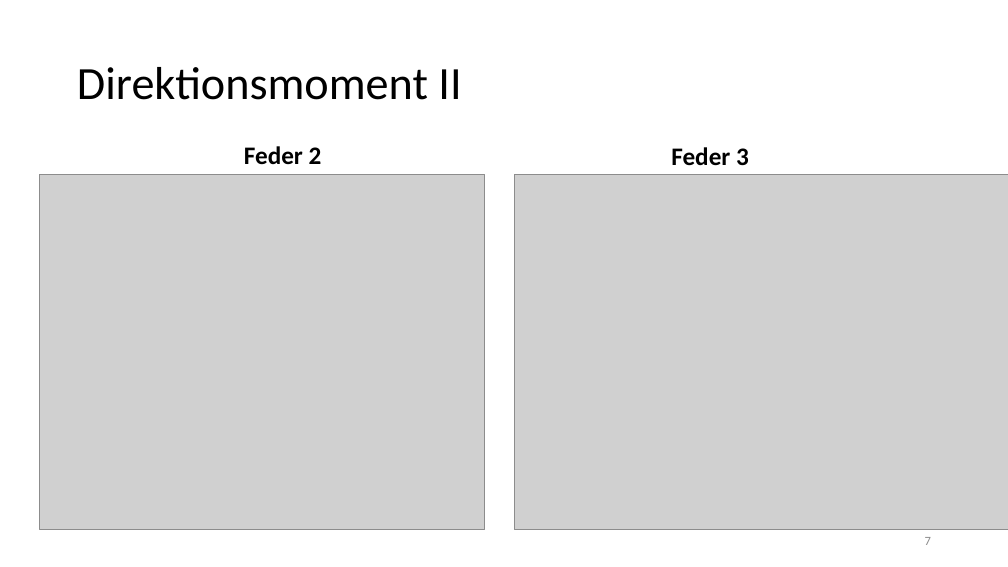
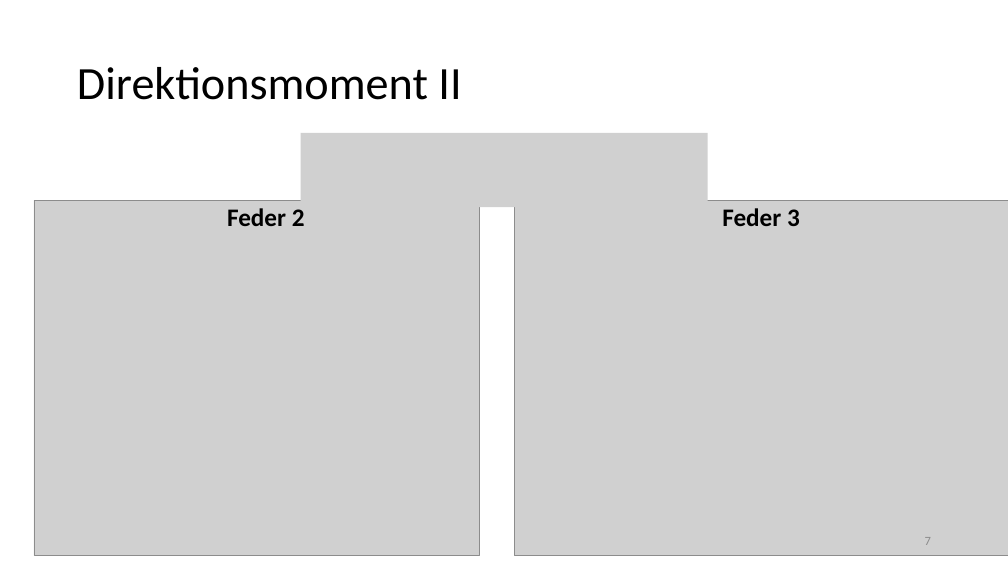
Before and after one commit to thewhitecat/grundpraktikum1, a slide deck: slide 7 of Mechanik/Mechanik.pptx. Drawn at 1008x567 pixels with LibreOffice and Linux fonts; fonts in the diff are those of the drawing; grey boxes stand for pictures. Boxes give left, top, right and bottom in pixels: in the first picture for what was removed or moved away, otherwise in the second. Text is boxed around its words. In the diff, an @@ line names an element or a change of style, - is before the commit and + after.

```diff
--- a/Mechanik/Mechanik.pptx
+++ b/Mechanik/Mechanik.pptx
@@ picture added at (301, 133, 708, 207) @@
@@ picture: place and size @@
-picture at (40, 174, 485, 529)
+picture at (34, 200, 479, 556)
@@ text "Feder 2": place and size @@
-text "Feder 2" at (244, 146, 322, 165)
+text "Feder 2" at (227, 208, 305, 226)
@@ picture: place and size @@
-picture at (514, 174, 1008, 529)
+picture at (514, 200, 1008, 556)
@@ text "Feder 3": place and size @@
-text "Feder 3" at (671, 147, 749, 166)
+text "Feder 3" at (722, 208, 800, 226)
```
Also in this commit, not shown: 2 other slides changed.
